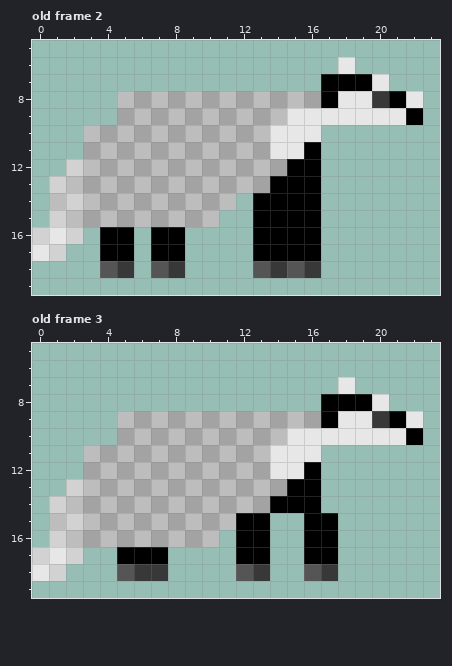
File history of a pixel-art file, Assets/Characters/Animals/FriendlyBadger.ase. This is how it looked before the edit.
24x24 pixels, 4 frames. Shown: old frame 2: x 0..23, y 5..19; old frame 3: x 0..23, y 5..19. The commit also changed other frames, which this record leaves out.
Now the later version:
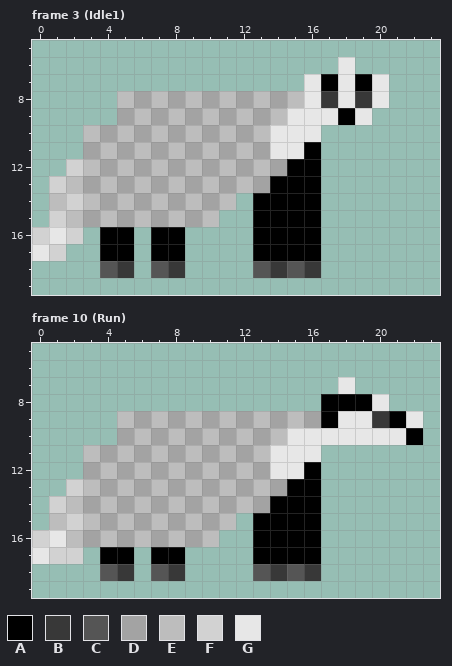
Palette (. is transparent): A #000000  B #383838  C #555555  D #a3a3a3  E #bdbdbd  F #d2d2d2  G #e7e7e7
A new or re-ordered frame is compared with the old frame closest to it.
The edit:
frames 4 -> 14
Changed rows in their new state; - is an unchanged pixel.
Frame 3 (Idle1) is new; against old frame 2:
first column x 16:
 7 G-G----
 8 GB-BG..
 9 --A-...
Frame 10 (Run) is new; against old frame 3:
first column x 0:
15 ------------.-AA-.
16 FG----------.-AA-.
17 GF--A-.-A---.-AA-.
18 ..--CB.CB---.CBCB.
Pixel boxes of the changes (left, top, right, bottom) in both pictures:
changed: (304, 74, 423, 125)
changed: (236, 513, 338, 581)
changed: (32, 530, 185, 581)
